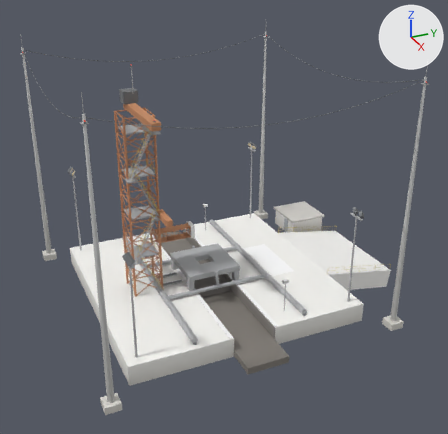
Two versions of the glTF model models/base/pad.glb, one commit apart.
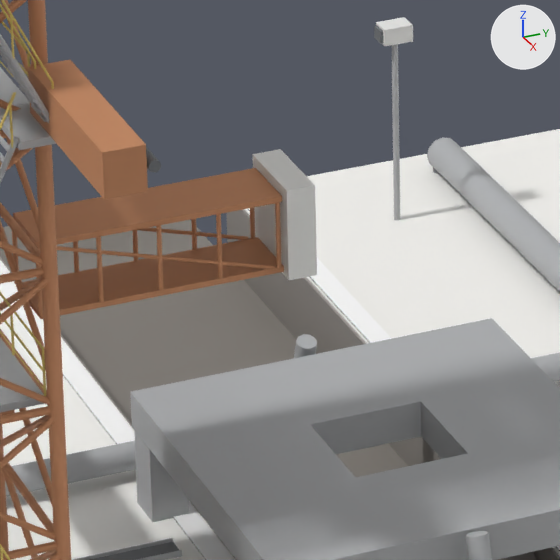
There are two pictures of each version: one whole from a camera (50 mm lens) standing at (76.6, -35.3, 32.7) and looking at (1.7, -1.5, -4.8), one close up on the part from 34% to 51% of the width and 46% to 63% of the height. The axes (+X, +Y, +Z) are drawn at upper right. The lights are the same throughout. The last two pictures show the newer version. Vertices at exactly the same position are counted once.

In view in the first close-up: 'pad'.
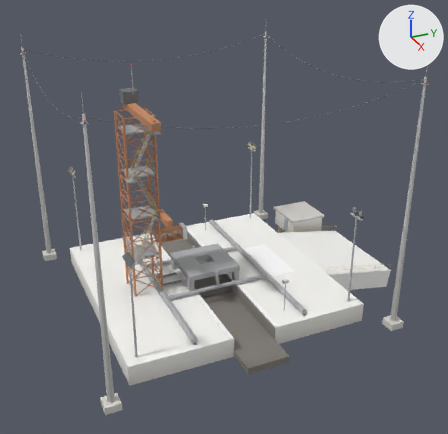
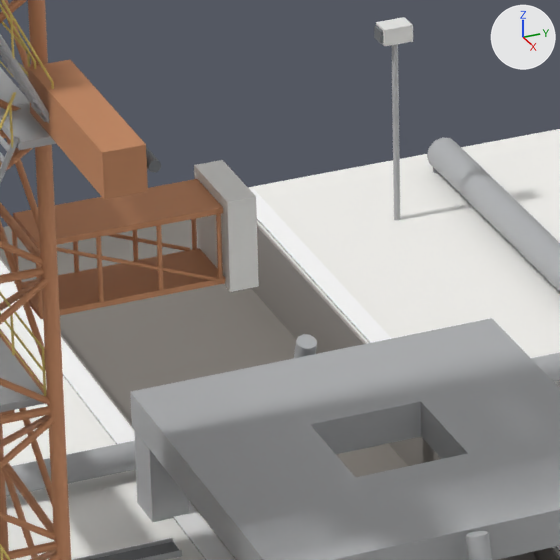
Pixel boxes [x1, y1, x2, y2] of what changed, in the close-ups (560 x 560 px; the box of a moved part takes in the faces that stretch with it):
part 1 of me_base, moved or reshaped: before [253, 149, 317, 280]; after [194, 160, 259, 292]
part 2 of me_base, deleted: before [250, 208, 255, 239]
part 3 of me_base, deleted: before [275, 203, 282, 268]
part 4 of me_base, moved or reshaped: before [13, 168, 284, 319]; after [13, 179, 225, 319]

The change, as a list of edits to the scene's bpy script:
```text
Change me_base:
    used by ob_pad; location = (0.0, 0.0, 0.0)
    remove me_base.from_pydata(...)  # 6060 vertices, 10478 faces; spans x -21.0..21.0, y -25.0..25.0, z -19.5..19.5
    add me_base.from_pydata(...)  # 6036 vertices, 10438 faces; spans x -21.0..21.0, y -25.0..25.0, z -19.5..19.5
    me_base part 1: the loose piece of 8 vertices spanning x -0.9..0.9, y -6.4..-5.8, z -7.6..-5.7 is moved by (0.0, -1.2, 0.0)
    me_base part 2: the loose piece of 12 vertices spanning x -0.7..-0.6, y -6.6..-6.5, z -7.4..-6.0 is deleted
    me_base part 3: the loose piece of 12 vertices spanning x 0.7..0.8, y -6.6..-6.5, z -7.4..-6.0 is deleted
    me_base part 4
    20 vertices in x -0.7..0.7, y -6.6..-6.4, z -7.5..-5.9 move by (0.0, -1.2, 0.0)
```
